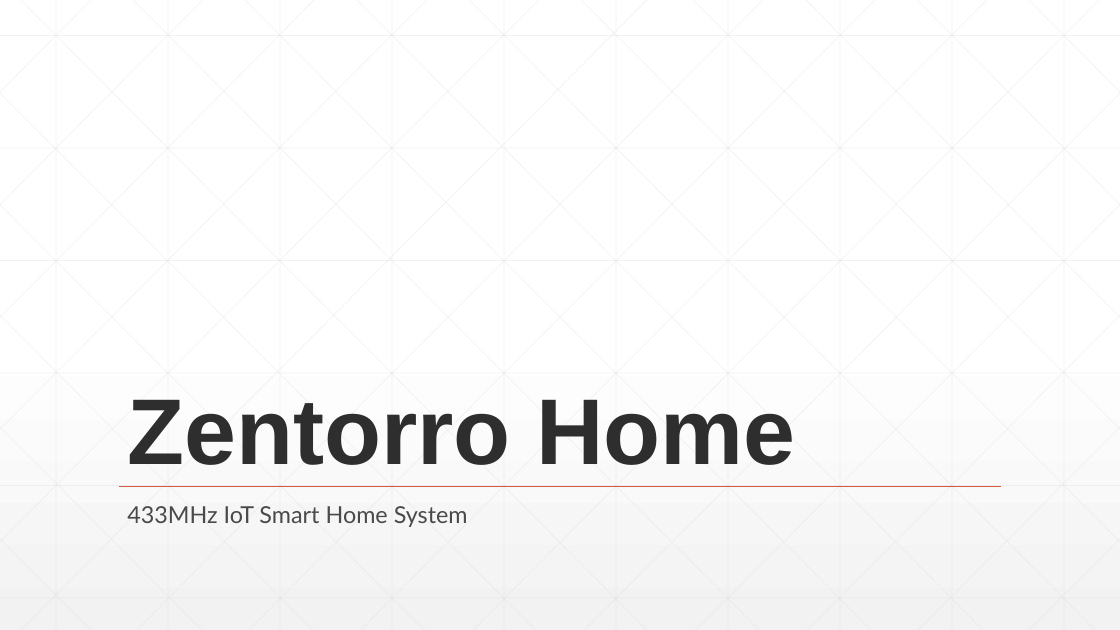
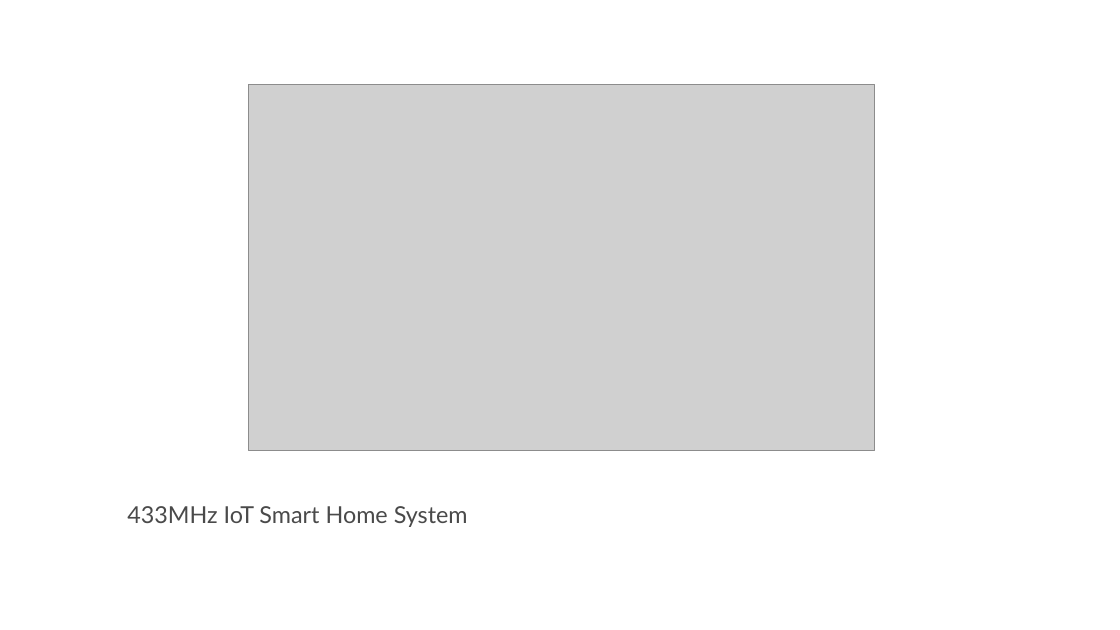
Before and after one commit to domhel/zentorro-home, a slide deck: slide 1 of Zentorro Home Präsi.pptx. Drawn at 1120x630 pixels with LibreOffice and Linux fonts; fonts in the diff are those of the drawing; grey boxes stand for pictures. Boxes give left, top, right and bottom in pixels: in the first picture for what was removed or moved away, otherwise in the second. Text is boxed around its words. In the diff, an @@ line names an element or a change of style, - is before the commit and + after.

Commit message:
Titelblatt anpassen

```diff
--- a/Zentorro Home Präsi.pptx
+++ b/Zentorro Home Präsi.pptx
@@ background gradient #FFFFFF to #F2F2F2 to #FFFFFF @@
@@ picture added at [249,84,875,450] @@
@@ title removed at [127,399,795,465] @@
-Zentorro Home
@@ line removed from (119, 486) to (1002, 486) @@
@@ group removed at [0,0,1120,630]: 44 lines @@
```
